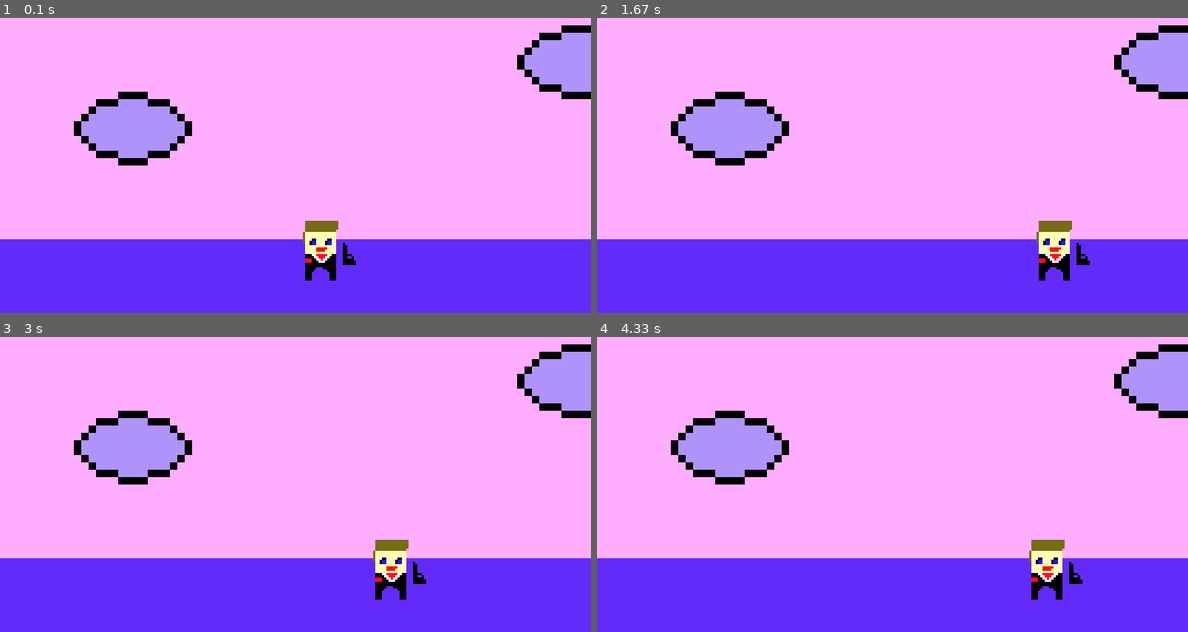
Above: before the commit, frames 1-4 (two rows, left to right).
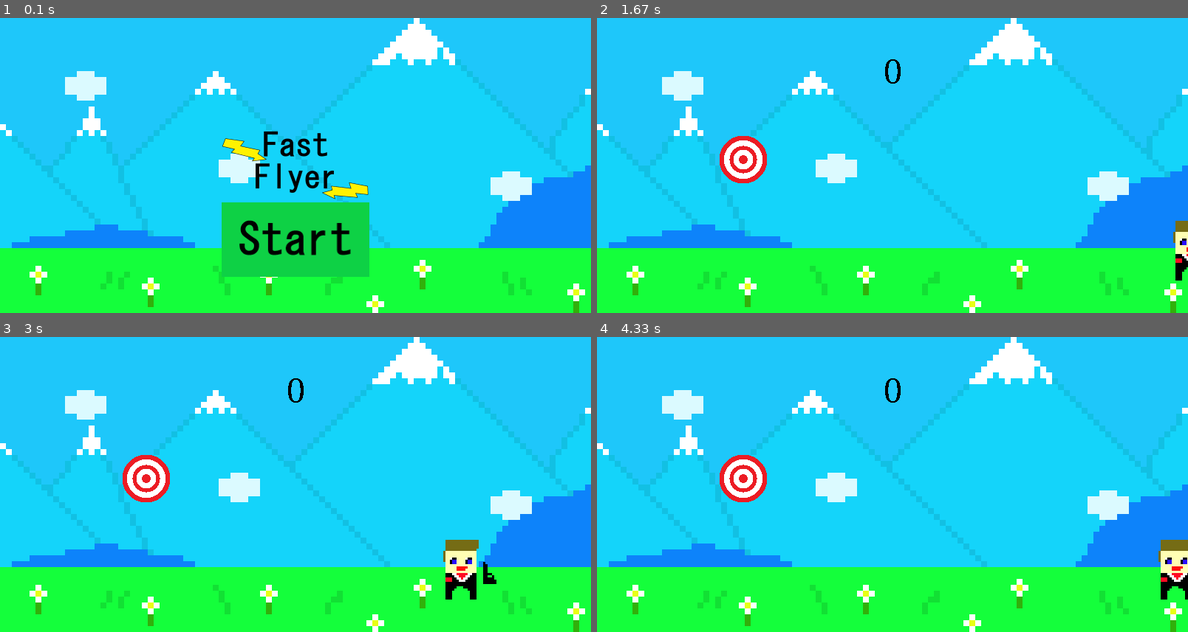
Above: after the commit, the same moments.

Repository: Fa1connix/Random-Python-projects-for-making-your-life-easier
Game: pygame game, started from palayer game full/Shooter.py
Two runs of this game, one before a commit and one after it. Both use one fixed random seed, a clock stepped at 60 frames per second and the inputs below.
Inputs (mouse positions are in pixels of both pictures, inside the frame that each line leads up to):
- Up to frame 1 (0.1 s): no input
- Up to frame 2 (1.67 s): click (892, 165) at 0.38 s; hold D 0.67-1.13 s; hold W 1.17-1.47 s; hold D from 1.5 s (still down)
- Up to frame 3 (3 s): release D at 1.97 s; hold A 2-2.53 s; hold S 2.57-2.87 s; hold A from 2.9 s (still down)
- Up to frame 4 (4.33 s): release A at 3.3 s; hold W 3.33-3.7 s; hold D from 3.73 s (still down)

The runs differ from the first frame. In frame 1, 100% of the frame differs, in the area x 0-100%, y 0-100%; in frame 2, 100%; in frame 3, 100%; in frame 4, 100%.

Commit message:
Add files via upload

Diff:
--- a/palayer game full/Shooter.py
+++ b/palayer game full/Shooter.py
@@ -1,8 +1,11 @@
 import pygame
 import random
+import keyboard
+import time
+import json
+from time import sleep
 from sys import exit
-
-
+edward=1
 pygame.init()
 screen = pygame.display.set_mode((800, 400))
 screen.fill('darkviolet')
@@ -10,49 +13,127 @@
 clock = pygame.time.Clock()
 pack = screen.blit
 
-x_random= random.randint(0, 800)
-y_random= random.randint(0, 300)
-target=pygame.image.load('Graphics/bullseye.png')
-sky_surface = pygame.image.load('Graphics/sky.png').convert_alpha()
-ground_surface = pygame.image.load(
-    'Graphics/Ground.png').convert_alpha()
-cloud_surface = pygame.image.load(
-    'Graphics/cloud.png').convert_alpha()
-man_left = pygame.image.load(
-    'Graphics/player/man_left.png').convert_alpha()
-man_right = pygame.image.load(
-    'Graphics/player/man_right.png').convert_alpha()
+
+targetx = random.randrange(800)
+targety = random.randrange(300)
+        #inserting all the nessisary images
+small_font = pygame.font.SysFont('Times New Roman', 25)
+big_font = pygame.font.SysFont('Times New Roman', 50)
+Start = pygame.image.load('Graphics/Start.png').convert_alpha()
+Start_rect = Start.get_rect(center=(400, 300))
+title = pygame.image.load('Graphics/logo.png').convert_alpha()
+title_rect = title.get_rect(center=(400, 200))
+Game_Over = pygame.image.load('Graphics/GmOv.png')
+target=pygame.image.load('Graphics/bullseye.png').convert_alpha()
+target_rect=target.get_rect(center=(targetx, targety))
+background = pygame.image.load('Graphics/bg.png').convert_alpha()
+man_left = pygame.image.load('Graphics/player/man_left.png').convert_alpha()
+man_right = pygame.image.load('Graphics/player/man_right.png').convert_alpha()
 man_rect = man_right.get_rect(topleft=(410, 275))
-bullet_surface = pygame.image.load(
-    'Graphics/player/bullet.png').convert_alpha()
-bullet_rect = bullet_surface.get_rect(midbottom=(10, 200))
 
-while True:
+        #inserting random variables
+score = 0
+score = str(score)
+
+
+
+
+
+while edward == 1:
     for event in pygame.event.get():
         if event.type == pygame.QUIT:
             pygame.quit()
             exit()
-    target_rect= target.get_rect(center=(x_random, y_random))
-    pack(target,target_rect)
-    pack(sky_surface, (0, 0))
-    pack(ground_surface, (0, 300))
-    pack(ground_surface, (100, 300))
-    pack(cloud_surface, (100, 100))
-    pack(cloud_surface, (700, 10))
+    if event.type== pygame.MOUSEBUTTONDOWN:
+        if title_rect.collidepoint(event.pos):
+            edward = 2
+            start_ticks=pygame.time.get_ticks()
+    pack(background, (0, 0))
+    pack(Start, Start_rect)
+    pack(title, title_rect)
+    clock.tick(60)
+    pygame.display.update()
+
+#Main game loop
+while edward == 2:
+    for event in pygame.event.get():
+        if event.type == pygame.QUIT:
+            pygame.quit()
+            exit()
+
+                    #Setting the random postion of the target
+    if man_rect.colliderect(target_rect) is True:
+        targetx = random.randrange(50,750)
+        targety = random.randrange(10,300)
+        target_rect=target.get_rect(midbottom=(targetx, targety))
+
+                    #Scoreing system
+        score = int(score)
+        score += 1
+        score = str(score)
+    big_text = big_font.render(score, False, 'Black')
+    big_text_rect = big_text.get_rect(midbottom=(400, 100))
+
+
+        #Showing all surfaces
+    pack(background, (0, 0))
+    pack(big_text, big_text_rect)
     pack(man_right, man_rect)
-    bullet_rect = man_rect
+    if man_rect.colliderect(target_rect) is not True:
+        pack(target,target_rect)
 
+              #Gravity Function
+    def gravity():
+        if man_rect.y < 275:
+            man_rect.y += 20
+        if  man_rect.y > 275 and not keyboard.is_pressed('s'):
+            man_rect.y -=20
+
+                    #All the movement keys
     keys = pygame.key.get_pressed()
     if keys[pygame.K_a]:
-        man_rect.x -=5
+        man_rect.x -=10
     if man_rect.x > 800: man_rect.left = -100
     if man_rect.x < -100: man_rect.left = 800
     if keys[pygame.K_d]:
-        man_rect.x +=5
+        man_rect.x +=10
     if keys[pygame.K_w]:
         man_rect.y -=10
-    else:man_rect.y = 275
+    if keys[pygame.K_s]:man_rect.y +=10
+    if not keys[pygame.K_w]:gravity()
+    if man_rect.y < 0: man_rect.y = 0
+    if man_rect.y > 320: man_rect.y = 320
 
-    if man_rect.y < -100: man_rect.y = 500
+    seconds=(pygame.time.get_ticks()-start_ticks)/1000
+    if seconds>30:
+        edward = 3
+
+
     pygame.display.update()
     clock.tick(60)
+
+
+
+def save_highscore():
+        with open('highscores.json', 'w') as file:
+            json.dump(score, file)
+
+
+#End screen loop
+while edward == 3:
+    for event in pygame.event.get():
+        if event.type == pygame.QUIT:
+            pygame.quit()
+            exit()
+    with open('highscores.json', 'r') as file:
+        highscores = json.load(file)
+    pack(Game_Over, (0,0))
+    score_rect=big_text.get_rect(center=(360,240))
+    pack(big_text, score_rect)
+    if highscores < score:
+        save_highscore()
+        print(highscores, score)
+    high = big_font.render('Your highscore is '+ highscores, False, 'Red')
+    high_rect = high.get_rect(center = (400, 20))
+    pack(high, high_rect)
+    pygame.display.update()
--- /dev/null
+++ b/palayer game full/highscores.json
@@ -0,0 +1 @@
+"56"
--- /dev/null
+++ b/palayer game full/import pygame.py
@@ -0,0 +1,41 @@
+import customtkinter
+from tkinter import *
+import tkinter as tk
+
+
+customtkinter.set_appearance_mode("dark")
+customtkinter.set_default_color_theme("dark-blue")
+
+
+root=customtkinter.CTk()
+root.geometry('500x300')
+
+def login():
+    print("My passcode is meme")
+
+
+frame= customtkinter.CTkFrame(master=root)
+frame.pack(pady=20, padx=60, fill="both", expand=True)
+
+
+label=customtkinter.CTkLabel(master=frame, text="enter user", text_font=("Roboto", 24))
+label.pack(pady=12, padx=10)
+
+usr=customtkinter.CTkEntry(master=frame, placeholder_text="Username")
+usr.pack(pady=12, padx=10)
+
+psw=customtkinter.CTkEntry(master=frame, placeholder_text="Password", show="*")
+psw.pack(pady=12, padx=10)
+
+button= customtkinter.CTkButton(master=frame, text="Login", command=login)
+button.pack(pady=12, padx =10)
+
+checkbox=customtkinter.CTkCheckBox(master=frame, text="Remember Me")
+checkbox.pack(pady=12, padx=10)
+
+#usrinp=tk.
+#
+# usrinp.pack(pady=12, padx=10)
+
+
+root.mainloop()
Binary file added: palayer game full/Graphics/BG.png
Binary file added: palayer game full/Graphics/GmOv.png
Binary file added: palayer game full/Graphics/Start.png
Binary file changed: palayer game full/Graphics/bullseye.png
Binary file added: palayer game full/Graphics/logo.png
